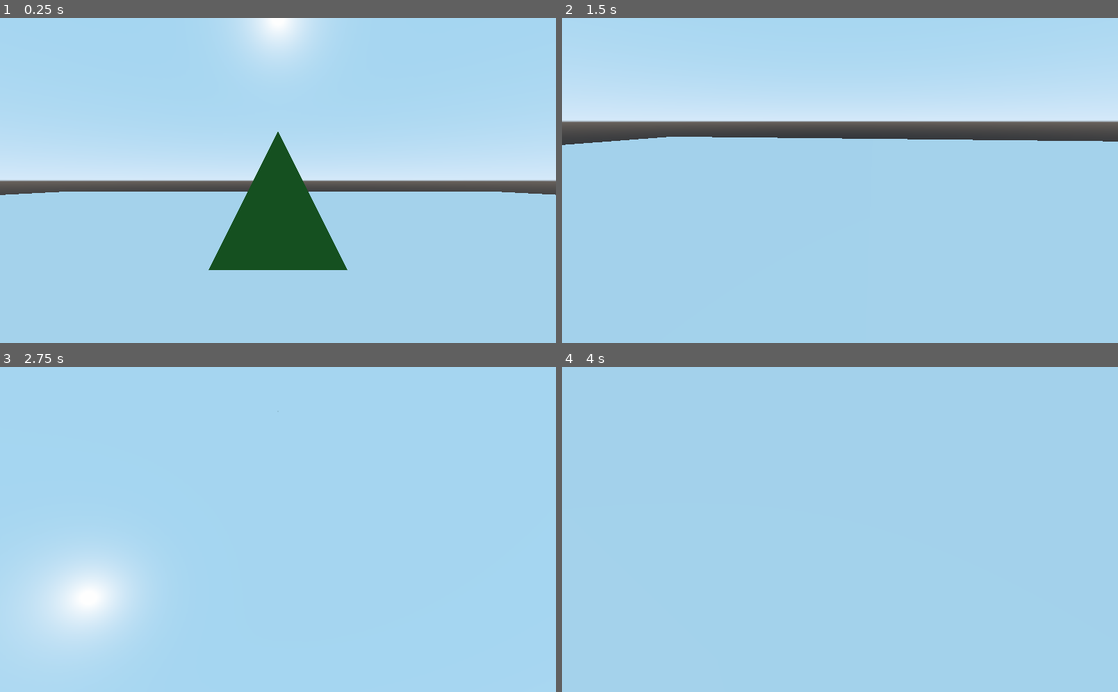
Above: before the commit, frames 1-4 (two rows, left to right).
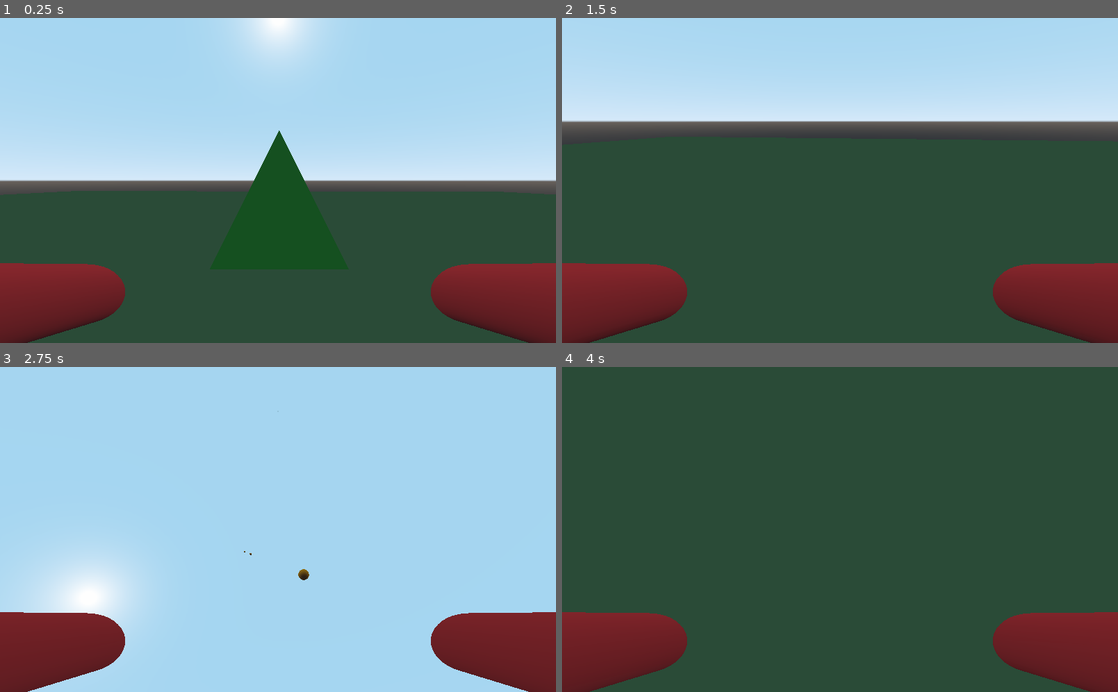
Above: after the commit, the same moments.

Repository: tyvonnou/ergo-fps
Game: Godot game, scene res://root.tscn
Same seed, same stepped clock (60 frames per second), same inputs: the game is played once before the commit and once after it. The project has no main scene, so this scene is started directly.
Inputs (mouse positions are in pixels of both pictures, inside the frame that each line leads up to):
- Up to frame 1 (0.25 s): no input
- Up to frame 2 (1.5 s): tap Enter at 0.5 s; move the mouse to (962, 164) at 0.52 s; press the mouse at (962, 164) at 0.53 s; hold D (move_right) 0.53-1.28 s; tap Space (jump) at 0.77 s; move the mouse to (728, 196) at 1.27 s; release the mouse at (728, 196) at 1.28 s; hold S (move_backward) from 1.28 s (still down); click (728, 196) at 1.35 s
- Up to frame 3 (2.75 s): tap Space (jump) at 1.52 s; move the mouse to (333, 458) at 2.02 s; release S (move_backward) at 2.03 s; press the mouse at (333, 458) at 2.03 s; hold D (move_right) from 2.03 s (still down)
- Up to frame 4 (4 s): move the mouse to (812, 594) at 2.77 s; release D (move_right) at 2.78 s; release the mouse at (812, 594) at 2.78 s; hold Z (move_forward) 2.78-3.53 s; click (812, 594) at 2.85 s; tap Space (jump) at 3.02, 3.5, 3.77 s; move the mouse to (1006, 578) at 3.52 s; press the mouse at (1006, 578) at 3.53 s; hold Q (move_left) from 3.53 s (still down)

The runs differ from the first frame. In frame 1, 42% of the frame differs, in the area x 0-100%, y 34-100%; in frame 2, 63%; in frame 3, 9.0%; in frame 4, 100%, in the area x 0-100%, y 0-100%.

Commit message:
Add shooting

Diff:
--- /dev/null
+++ b/AreaBullet.gd
@@ -0,0 +1,33 @@
+extends Area
+
+var speed : float = -30.0
+var damage : int = 1
+
+
+
+
+# Called when the node enters the scene tree for the first time.
+func _ready():
+	pass # Replace with function body.
+
+
+# called every frame
+func _process (delta):
+	# move the bullet forwards
+	translation += global_transform.basis.z * speed * delta
+
+
+func _on_AreaBullet_body_entered(body):
+	# does this body have a 'take_damage' function?
+	# if so, deal damage and destroy the bullet
+	if body.has_method("take_damage"):
+		body.take_damage(damage)
+		destroy()
+
+# destroys the bullet
+func destroy ():
+	queue_free()
+
+
+func _on_Timer_timeout():
+	destroy()
--- /dev/null
+++ b/AreaBullet.tscn
@@ -0,0 +1,25 @@
+[gd_scene load_steps=5 format=2]
+
+[ext_resource path="res://AreaBullet.gd" type="Script" id=1]
+
+[sub_resource type="SphereShape" id=1]
+margin = 0.1
+radius = 0.05
+
+[sub_resource type="SphereMesh" id=2]
+radius = 0.05
+height = 0.1
+
+[sub_resource type="SpatialMaterial" id=3]
+albedo_color = Color( 1, 0.607843, 0, 1 )
+
+[node name="AreaBullet" type="Area"]
+script = ExtResource( 1 )
+
+[node name="CollisionShape" type="CollisionShape" parent="."]
+shape = SubResource( 1 )
+
+[node name="MeshInstance" type="MeshInstance" parent="."]
+mesh = SubResource( 2 )
+material/0 = SubResource( 3 )
+[connection signal="body_entered" from="." to="." method="_on_AreaBullet_body_entered"]
--- a/Player.gd
+++ b/Player.gd
@@ -3,7 +3,6 @@
 # stats
 var curHp : int = 10
 var maxHp : int = 10
-var ammo : int = 15
 var score : int = 0
 
 # physics
@@ -22,6 +21,10 @@
 
 # player components
 onready var camera = get_node("Camera")
+onready var arm_right = get_node("Camera/MeshArmRight/Muzzle")
+onready var bullet_scene = preload("res://AreaBullet.tscn")
+
+var ready_shoot : bool = true
 
 func _input(event):
 	if event is InputEventMouseMotion:
@@ -29,7 +32,7 @@
 
 # Called when the node enters the scene tree for the first time.
 func _ready():
-	pass # Replace with function body.
+	Input.set_mouse_mode(Input.MOUSE_MODE_CAPTURED)
 
 
 # Called every frame. 'delta' is the elapsed time since the previous frame.
@@ -45,6 +48,9 @@
 
 	# reset the mouse delta vector
 	mouse_delta = Vector2()
+
+	if Input.is_action_pressed("fire"):
+		shoot()
 
 func _physics_process(delta):
 	vel.x = 0
@@ -81,3 +87,19 @@
 	# jump if we press the jump button and are standing on the floor
 	if Input.is_action_pressed("jump") and is_on_floor():
 		vel.y = jump_force
+
+# called when we press the shoot button - spawn a new bullet
+func shoot():
+	if !ready_shoot:
+		return
+	var bullet = bullet_scene.instance()
+	get_node("/root/Spatial").add_child(bullet)
+
+	bullet.global_transform = arm_right.global_transform
+	bullet.scale = Vector3.ONE
+
+	ready_shoot = false
+
+
+func _on_Timer_timeout():
+	ready_shoot = true
--- a/project.godot
+++ b/project.godot
@@ -23,21 +23,25 @@
 move_forward={
 "deadzone": 0.5,
 "events": [ Object(InputEventKey,"resource_local_to_scene":false,"resource_name":"","device":0,"alt":false,"shift":false,"control":false,"meta":false,"command":false,"pressed":false,"scancode":90,"unicode":0,"echo":false,"script":null)
+, Object(InputEventKey,"resource_local_to_scene":false,"resource_name":"","device":0,"alt":false,"shift":false,"control":false,"meta":false,"command":false,"pressed":false,"scancode":16777232,"unicode":0,"echo":false,"script":null)
  ]
 }
 move_backward={
 "deadzone": 0.5,
 "events": [ Object(InputEventKey,"resource_local_to_scene":false,"resource_name":"","device":0,"alt":false,"shift":false,"control":false,"meta":false,"command":false,"pressed":false,"scancode":83,"unicode":0,"echo":false,"script":null)
+, Object(InputEventKey,"resource_local_to_scene":false,"resource_name":"","device":0,"alt":false,"shift":false,"control":false,"meta":false,"command":false,"pressed":false,"scancode":16777234,"unicode":0,"echo":false,"script":null)
  ]
 }
 move_left={
 "deadzone": 0.5,
 "events": [ Object(InputEventKey,"resource_local_to_scene":false,"resource_name":"","device":0,"alt":false,"shift":false,"control":false,"meta":false,"command":false,"pressed":false,"scancode":81,"unicode":0,"echo":false,"script":null)
+, Object(InputEventKey,"resource_local_to_scene":false,"resource_name":"","device":0,"alt":false,"shift":false,"control":false,"meta":false,"command":false,"pressed":false,"scancode":16777231,"unicode":0,"echo":false,"script":null)
  ]
 }
 move_right={
 "deadzone": 0.5,
 "events": [ Object(InputEventKey,"resource_local_to_scene":false,"resource_name":"","device":0,"alt":false,"shift":false,"control":false,"meta":false,"command":false,"pressed":false,"scancode":68,"unicode":0,"echo":false,"script":null)
+, Object(InputEventKey,"resource_local_to_scene":false,"resource_name":"","device":0,"alt":false,"shift":false,"control":false,"meta":false,"command":false,"pressed":false,"scancode":16777233,"unicode":0,"echo":false,"script":null)
  ]
 }
 jump={
@@ -45,6 +49,11 @@
 "events": [ Object(InputEventKey,"resource_local_to_scene":false,"resource_name":"","device":0,"alt":false,"shift":false,"control":false,"meta":false,"command":false,"pressed":false,"scancode":32,"unicode":0,"echo":false,"script":null)
  ]
 }
+fire={
+"deadzone": 0.5,
+"events": [ Object(InputEventMouseButton,"resource_local_to_scene":false,"resource_name":"","device":0,"alt":false,"shift":false,"control":false,"meta":false,"command":false,"button_mask":0,"position":Vector2( 0, 0 ),"global_position":Vector2( 0, 0 ),"factor":1.0,"button_index":1,"pressed":false,"doubleclick":false,"script":null)
+ ]
+}
 
 [rendering]
 
--- a/root.tscn
+++ b/root.tscn
@@ -7,16 +7,26 @@
 radius = 0.5
 height = 1.5
 
-[sub_resource type="SpatialMaterial" id=2]
+[sub_resource type="CapsuleMesh" id=2]
+radius = 0.1
+
+[sub_resource type="SpatialMaterial" id=3]
+albedo_color = Color( 0.819608, 0.164706, 0.164706, 1 )
+
+[sub_resource type="SpatialMaterial" id=4]
 albedo_color = Color( 0.152941, 0.509804, 0.141176, 1 )
 
-[sub_resource type="PrismMesh" id=3]
-material = SubResource( 2 )
+[sub_resource type="PrismMesh" id=5]
+material = SubResource( 4 )
 
-[sub_resource type="QuadMesh" id=4]
+[sub_resource type="SpatialMaterial" id=6]
+albedo_color = Color( 0.258824, 0.352941, 0.215686, 1 )
+
+[sub_resource type="QuadMesh" id=7]
+material = SubResource( 6 )
 size = Vector2( 50, 50 )
 
-[sub_resource type="ConcavePolygonShape" id=5]
+[sub_resource type="ConcavePolygonShape" id=8]
 data = PoolVector3Array( -25, -25, 0, -25, 25, 0, 25, 25, 0, -25, -25, 0, 25, 25, 0, 25, -25, 0 )
 
 [node name="Spatial" type="Spatial"]
@@ -30,21 +40,39 @@
 shape = SubResource( 1 )
 
 [node name="Camera" type="Camera" parent="Player"]
-transform = Transform( 0.966334, 0, 0, 0, 0.966334, 0, 0, 0, 0.966334, 0, 0.25, 0 )
+transform = Transform( 0.966334, 0, 0, 0, 0.966334, 0, 0, 0, 0.966334, -0.0152916, 0.239902, -0.0116841 )
 environment = ExtResource( 1 )
 current = true
 
+[node name="MeshArmRight" type="MeshInstance" parent="Player/Camera"]
+transform = Transform( 1, 0, 0, 0, 0.738561, 0.173648, 0, -0.0622311, 0.470602, 0.5, -0.206, -0.366 )
+mesh = SubResource( 2 )
+material/0 = SubResource( 3 )
+
+[node name="Muzzle" type="Spatial" parent="Player/Camera/MeshArmRight"]
+transform = Transform( 1, 0, 0, 0, 1, 2.98023e-08, 0, -7.45058e-08, 1, 0, 0.0339478, -0.677617 )
+
+[node name="MeshArmLeft" type="MeshInstance" parent="Player/Camera"]
+transform = Transform( 1, 0, 0, 0, 0.738561, 0.173648, 0, -0.0622311, 0.470602, -0.5, -0.206, -0.366 )
+mesh = SubResource( 2 )
+material/0 = SubResource( 3 )
+
+[node name="Timer" type="Timer" parent="Player"]
+wait_time = 0.3
+autostart = true
+
 [node name="MeshInstance" type="MeshInstance" parent="."]
 transform = Transform( 1.01103, 0, 0, 0, 1.01103, 0, 0, 0, 1.01103, 0, 1, -4.372 )
-mesh = SubResource( 3 )
+mesh = SubResource( 5 )
 material/0 = null
 
 [node name="MeshGround" type="MeshInstance" parent="."]
 transform = Transform( 0.99994, 0.0109948, -6.25235e-11, -1.72875e-09, 1.62912e-07, 1, 0.0121324, -1.10341, 1.79778e-07, 0, 0, 0 )
-mesh = SubResource( 4 )
+mesh = SubResource( 7 )
 material/0 = null
 
 [node name="StaticBody" type="StaticBody" parent="MeshGround"]
 
 [node name="CollisionShape" type="CollisionShape" parent="MeshGround/StaticBody"]
-shape = SubResource( 5 )
+shape = SubResource( 8 )
+[connection signal="timeout" from="Player/Timer" to="Player" method="_on_Timer_timeout"]
Not shown: 1 places in root.tscn that only renumber resources
Not shown, changed: README.md
